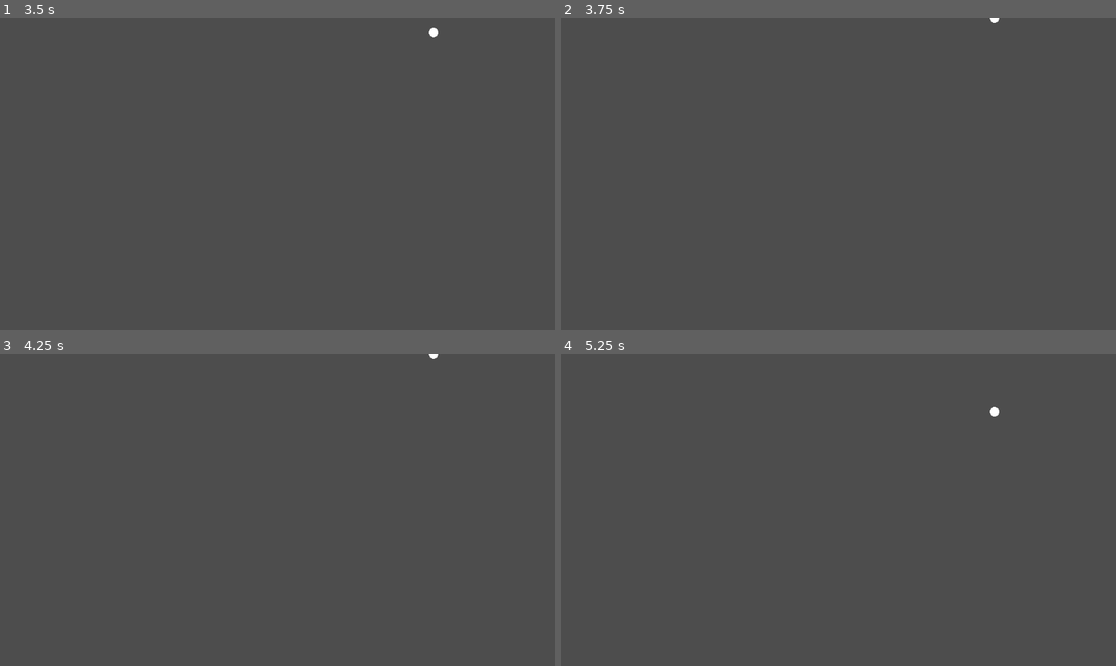
Above: before the commit, frames 1-4 (two rows, left to right).
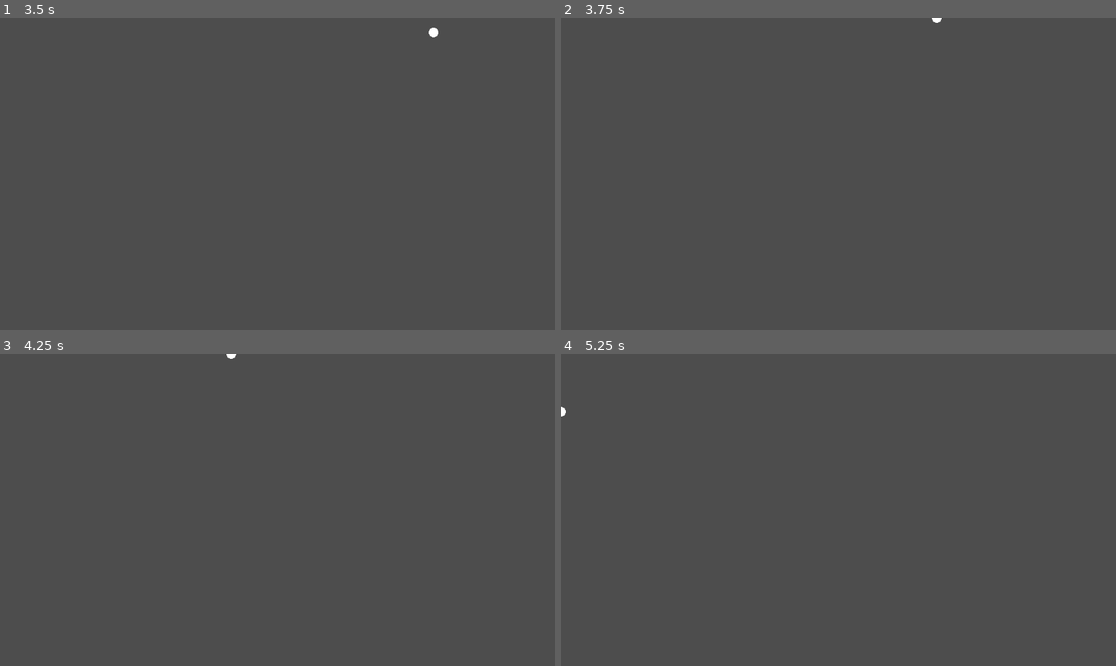
Above: after the commit, the same moments.

Repository: zalt00/sslip2
Game: Godot game, scene res://player.tscn
Two runs of this game, one before a commit and one after it. Both use one fixed random seed, a clock stepped at 60 frames per second and the inputs below.
Inputs (mouse positions are in pixels of both pictures, inside the frame that each line leads up to):
- Up to frame 1 (3.5 s): tap Enter at 0.5 s; move the mouse to (399, 158) at 0.52 s; hold D (move_right) 0.53-1.28 s; tap Space at 1.25 s; move the mouse to (166, 189) at 1.27 s; hold S (move_down) 1.28-2.03 s; move the mouse to (333, 105) at 2.02 s; hold D (move_right) 2.03-2.78 s; move the mouse to (249, 236) at 2.77 s; hold W (move_up) from 2.78 s (still down)
- Up to frame 2 (3.75 s): move the mouse to (1005, 220) at 3.52 s; release W (move_up) at 3.53 s; hold A (move_left, bound only after the commit) from 3.53 s (still down)
- Up to frame 3 (4.25 s): keep holding A (move_left, bound only after the commit)
- Up to frame 4 (5.25 s): tap Enter at 4.25 s; move the mouse to (672, 463) at 4.27 s; tap Space at 5 s; move the mouse to (866, 510) at 5.02 s; release A (move_left, bound only after the commit) at 5.03 s; hold S (move_down) from 5.03 s (still down)

Frame 1 is identical in both runs. In frame 2, less than 0.1% of the frame differs, in the area x 66-79%, y 0-2%; in frame 3, less than 0.1%; in frame 4, less than 0.1%, in the area x 0-79%, y 16-21%.

Commit message:
test_amedee

Diff:
--- /dev/null
+++ b/amed/body.gd
@@ -0,0 +1,14 @@
+extends RigidBody2D
+
+var max_speed = 200.0
+
+# Called when the node enters the scene tree for the first time.
+func _ready() -> void:
+	pass # Replace with function body.
+
+func _integrate_forces(state):
+	if linear_velocity.length()>max_speed:
+		linear_velocity=linear_velocity.normalized()*max_speed
+# Called every frame. 'delta' is the elapsed time since the previous frame.
+func _process(delta: float) -> void:
+	pass
--- a/chain_amedee_2.gd
+++ b/amed/chain_amedee_2.gd
@@ -1,15 +1,24 @@
 extends Node2D
 
-@onready var maillon_scene = preload("res://maillon_amed.tscn")
+@onready var maillon_scene = preload("res://amed/maillon_amed.tscn")
 @export var nombre_de_maillons = 20
+@export var physics_material: PhysicsMaterial
+@export var gravity_maillon: float = 1.0
+@export var mass_maillon: float = 0.05
+@export var joint_softness: float = 0.0
+var maillons = []
+var joints = []
 func _ready() -> void:
-	var maillons = []
-	var joints = []
+
 
 	var dx = 30
 	for i in range(0, nombre_de_maillons):
-		var maillon = maillon_scene.instantiate()
+		var maillon: MaillonAmed = maillon_scene.instantiate()
 		maillon.position.x += i * dx
+		maillon.physics_material_override = physics_material.duplicate()
+		maillon.gravity_scale = gravity_maillon
+		maillon.mass = mass_maillon
+		maillon.linear_damp = 1.0
 		maillons.append(maillon)
 	for maillon in maillons:
 		add_child(maillon)
@@ -21,6 +30,7 @@
 		joint.position.x += i * dx - dx/2
 		joint.node_a = m1.get_path()
 		joint.node_b = m2.get_path()
+		joint.softness = joint_softness
 		joints.append(joint)
 
 	for joint in joints:
--- a/chain_amedee_2.tscn
+++ b/amed/chain_amedee_2.tscn
@@ -1,6 +1,6 @@
 [gd_scene load_steps=2 format=3 uid="uid://fge752nf4073"]
 
-[ext_resource type="Script" uid="uid://cgpi5of5kxvt0" path="res://chain_amedee_2.gd" id="1_xl5dd"]
+[ext_resource type="Script" uid="uid://cgpi5of5kxvt0" path="res://amed/chain_amedee_2.gd" id="1_xl5dd"]
 
 [node name="Node2D" type="Node2D"]
 script = ExtResource("1_xl5dd")
--- a/maillon_amed.tscn
+++ b/amed/maillon_amed.tscn
@@ -1,6 +1,6 @@
 [gd_scene load_steps=4 format=3 uid="uid://ch235ymc1e12c"]
 
-[ext_resource type="Script" uid="uid://dm4qbkrlyaqhy" path="res://maillon_amed.gd" id="1_npw77"]
+[ext_resource type="Script" uid="uid://dm4qbkrlyaqhy" path="res://amed/maillon_amed.gd" id="1_jsni8"]
 
 [sub_resource type="PhysicsMaterial" id="PhysicsMaterial_npw77"]
 friction = 0.3
@@ -9,8 +9,10 @@
 radius = 2.0
 
 [node name="maillon_amed" type="RigidBody2D"]
+collision_layer = 2
+collision_mask = 4
 physics_material_override = SubResource("PhysicsMaterial_npw77")
-script = ExtResource("1_npw77")
+script = ExtResource("1_jsni8")
 
 [node name="CollisionShape2D" type="CollisionShape2D" parent="."]
 rotation = -1.5708
--- /dev/null
+++ b/amed/player_2.gd
@@ -0,0 +1,20 @@
+extends RigidBody2D
+
+
+# Called when the node enters the scene tree for the first time.
+func _ready() -> void:
+	pass # Replace with function body.
+
+const SPEED = 300.0
+func _physics_process(delta: float) -> void:
+	var direction_x := Input.get_axis("move_left", "move_right")
+	var direction_y := Input.get_axis("move_up", "move_down")
+
+	var direction = Vector2(direction_x, direction_y).normalized()
+
+	move_and_collide( direction * SPEED * delta)
+
+
+# Called every frame. 'delta' is the elapsed time since the previous frame.
+func _process(delta: float) -> void:
+	pass
--- /dev/null
+++ b/amed/player_2.tscn
@@ -0,0 +1,15 @@
+[gd_scene load_steps=4 format=3 uid="uid://d320plmmuw4bg"]
+
+[ext_resource type="Script" uid="uid://chi4tmm8sc8hv" path="res://amed/player_2.gd" id="1_5oc80"]
+
+[sub_resource type="PhysicsMaterial" id="PhysicsMaterial_5oc80"]
+
+[sub_resource type="CircleShape2D" id="CircleShape2D_lfe3p"]
+
+[node name="body" type="RigidBody2D"]
+physics_material_override = SubResource("PhysicsMaterial_5oc80")
+gravity_scale = 0.0
+script = ExtResource("1_5oc80")
+
+[node name="CollisionShape2D" type="CollisionShape2D" parent="."]
+shape = SubResource("CircleShape2D_lfe3p")
--- /dev/null
+++ b/amed/player_amed.gd
@@ -0,0 +1,25 @@
+extends CharacterBody2D
+
+
+const SPEED = 400.0
+const JUMP_VELOCITY = -400.0
+@export var pushForce = 5
+
+func _physics_process(delta: float) -> void:
+
+	# Get the input direction and handle the movement/deceleration.
+	# As good practice, you should replace UI actions with custom gameplay actions.
+
+
+	look_at(get_global_mouse_position())
+	var move_input = Input.get_axis("move_down", "move_up")
+
+	var gpos = global_position
+	var dist = (get_global_mouse_position() - gpos).length()
+	velocity = transform.x * move_input * SPEED * lerp(0.0, 1.0, clamp(dist / 10.0, 0.0, 1.0))
+
+	if move_and_slide(): # true if collided
+		for i in get_slide_collision_count():
+			var col = get_slide_collision(i)
+			if col.get_collider() is RigidBody2D:
+				col.get_collider().apply_force(col.get_normal() * -pushForce)
--- /dev/null
+++ b/amed/player_amed.tscn
@@ -0,0 +1,13 @@
+[gd_scene load_steps=3 format=3 uid="uid://b23uai0fvggth"]
+
+[ext_resource type="Script" uid="uid://byclmtarij6ks" path="res://amed/player_amed.gd" id="1_cp7iy"]
+
+[sub_resource type="CircleShape2D" id="CircleShape2D_jd1yf"]
+
+[node name="body" type="CharacterBody2D"]
+motion_mode = 1
+floor_stop_on_slope = false
+script = ExtResource("1_cp7iy")
+
+[node name="shape" type="CollisionShape2D" parent="."]
+shape = SubResource("CircleShape2D_jd1yf")
--- /dev/null
+++ b/amed/player_amed_3.gd
@@ -0,0 +1,26 @@
+extends Node2D
+@export var max_speed = 200.0
+
+@onready var body: RigidBody2D = $body
+# Called when the node enters the scene tree for the first time.
+func _ready() -> void:
+	$body.max_speed = max_speed
+
+const SPEED = 1000.0
+
+
+# Called every frame. 'delta' is the elapsed time since the previous frame.
+func _process(delta: float) -> void:
+
+	var move_input = Input.get_axis("move_down", "move_up")
+
+	var gpos = body.global_position
+	var dpos = (get_global_mouse_position() - gpos).normalized()
+
+	var fp = clamp((get_global_mouse_position() - gpos).length()/40.0, 0.0, 1.0)
+
+	var velo = dpos * delta * SPEED * move_input * fp
+
+	body.apply_central_force(velo)
+	body.linear_damp = 5.0 + (20 * (1.0-fp))
+	print(body.linear_velocity.length())
--- /dev/null
+++ b/amed/player_amed_3.tscn
@@ -0,0 +1,17 @@
+[gd_scene load_steps=4 format=3 uid="uid://dekvja8ol08bk"]
+
+[ext_resource type="Script" uid="uid://cfirypnrt5i21" path="res://amed/player_amed_3.gd" id="1_pvltv"]
+[ext_resource type="Script" uid="uid://bfoqd75y5hi6r" path="res://amed/body.gd" id="2_reamm"]
+
+[sub_resource type="CircleShape2D" id="CircleShape2D_4h7ci"]
+
+[node name="Node2D" type="Node2D"]
+script = ExtResource("1_pvltv")
+
+[node name="body" type="RigidBody2D" parent="."]
+mass = 0.001
+gravity_scale = 0.0
+script = ExtResource("2_reamm")
+
+[node name="CollisionShape2D" type="CollisionShape2D" parent="body"]
+shape = SubResource("CircleShape2D_4h7ci")
--- a/test_amedee.tscn
+++ b/amed/test_amedee.tscn
@@ -1,14 +1,17 @@
-[gd_scene load_steps=4 format=3 uid="uid://dfsj0p3brbhkh"]
+[gd_scene load_steps=5 format=3 uid="uid://dfsj0p3brbhkh"]
 
-[ext_resource type="Script" uid="uid://vrci12508l74" path="res://test_amedee.gd" id="1_55owg"]
-[ext_resource type="PackedScene" uid="uid://fge752nf4073" path="res://chain_amedee_2.tscn" id="2_55owg"]
+[ext_resource type="Script" uid="uid://vrci12508l74" path="res://amed/test_amedee.gd" id="1_yiv1c"]
+[ext_resource type="PackedScene" uid="uid://fge752nf4073" path="res://amed/chain_amedee_2.tscn" id="2_gkcsj"]
 
 [sub_resource type="CapsuleShape2D" id="CapsuleShape2D_w6ecs"]
 radius = 16.0
 height = 144.0
 
+[sub_resource type="PhysicsMaterial" id="PhysicsMaterial_yiv1c"]
+friction = 0.0
+
 [node name="Node2D" type="Node2D"]
-script = ExtResource("1_55owg")
+script = ExtResource("1_yiv1c")
 
 [node name="StaticBody2D5" type="StaticBody2D" parent="."]
 position = Vector2(80, 200)
@@ -97,5 +100,7 @@
 shape = SubResource("CapsuleShape2D_w6ecs")
 debug_color = Color(3.56168e-06, 0.579683, 0.676581, 0.42)
 
-[node name="chain" parent="." instance=ExtResource("2_55owg")]
-nombre_de_maillons = 30
+[node name="chain" parent="." instance=ExtResource("2_gkcsj")]
+nombre_de_maillons = 40
+physics_material = SubResource("PhysicsMaterial_yiv1c")
+gravity_maillon = 0.1
--- /dev/null
+++ b/amed/test_amedee_2.gd
@@ -0,0 +1,17 @@
+extends Node2D
+
+
+# Called when the node enters the scene tree for the first time.
+func _ready() -> void:
+	$PinJoint2D.node_a = $player.body.get_path()
+	$PinJoint2D.node_b = $chaine.maillons[0].get_path()
+	$chaine.maillons[-1].global_position = $pillar.global_position
+
+	$joint2.node_a = $chaine.maillons[-1].get_path()
+	$joint2.node_b = $pillar.get_path()
+
+	#$pillar.position = $chaine.maillons[-1].position
+	#$joint2.position = $chaine.maillons[-1].position
+# Called every frame. 'delta' is the elapsed time since the previous frame.
+func _process(delta: float) -> void:
+	pass
--- /dev/null
+++ b/amed/test_amedee_2.tscn
@@ -0,0 +1,83 @@
+[gd_scene load_steps=6 format=3 uid="uid://d10mi0jvbygy3"]
+
+[ext_resource type="PackedScene" uid="uid://fge752nf4073" path="res://amed/chain_amedee_2.tscn" id="1_em3f1"]
+[ext_resource type="Script" uid="uid://bveiaod0nnbj5" path="res://amed/test_amedee_2.gd" id="1_hq848"]
+[ext_resource type="PackedScene" uid="uid://dekvja8ol08bk" path="res://amed/player_amed_3.tscn" id="3_hq848"]
+
+[sub_resource type="PhysicsMaterial" id="PhysicsMaterial_0egbd"]
+
+[sub_resource type="CapsuleShape2D" id="CapsuleShape2D_hq848"]
+
+[node name="Node2D" type="Node2D"]
+script = ExtResource("1_hq848")
+
+[node name="chaine" parent="." instance=ExtResource("1_em3f1")]
+position = Vector2(116, 105)
+nombre_de_maillons = 40
+physics_material = SubResource("PhysicsMaterial_0egbd")
+gravity_maillon = 0.0
+mass_maillon = 0.001
+
+[node name="PinJoint2D" type="PinJoint2D" parent="."]
+position = Vector2(90, 106)
+
+[node name="RigidBody2D" type="RigidBody2D" parent="."]
+collision_layer = 7
+collision_mask = 7
+mass = 0.022
+gravity_scale = 0.0
+angular_damp = 7.622
+
+[node name="CollisionShape2D" type="CollisionShape2D" parent="RigidBody2D"]
+position = Vector2(368, 206)
+shape = SubResource("CapsuleShape2D_hq848")
+
+[node name="RigidBody2D2" type="RigidBody2D" parent="."]
+collision_layer = 7
+collision_mask = 7
+mass = 0.022
+gravity_scale = 0.0
+angular_damp = 7.622
+
+[node name="CollisionShape2D" type="CollisionShape2D" parent="RigidBody2D2"]
+position = Vector2(452, 275)
+shape = SubResource("CapsuleShape2D_hq848")
+
+[node name="RigidBody2D3" type="RigidBody2D" parent="."]
+collision_layer = 7
+collision_mask = 7
+mass = 0.022
+gravity_scale = 0.0
+angular_damp = 7.622
+
+[node name="CollisionShape2D" type="CollisionShape2D" parent="RigidBody2D3"]
+position = Vector2(182, 336)
+shape = SubResource("CapsuleShape2D_hq848")
+
+[node name="RigidBody2D4" type="RigidBody2D" parent="."]
+collision_layer = 7
+collision_mask = 7
+mass = 1.139
+gravity_scale = 0.0
+angular_damp = 7.622
+
+[node name="CollisionShape2D" type="CollisionShape2D" parent="RigidBody2D4"]
+position = Vector2(397, 387)
+shape = SubResource("CapsuleShape2D_hq848")
+
+[node name="pillar" type="RigidBody2D" parent="."]
+collision_layer = 7
+collision_mask = 7
+mass = 100.0
+gravity_scale = 0.0
+linear_damp = 1.906
+angular_damp = 7.622
+
+[node name="CollisionShape2D" type="CollisionShape2D" parent="pillar"]
+shape = SubResource("CapsuleShape2D_hq848")
+
+[node name="player" parent="." instance=ExtResource("3_hq848")]
+position = Vector2(90, 106)
+max_speed = 400.0
+
+[node name="joint2" type="PinJoint2D" parent="."]
--- a/chain_amedee.gd
+++ /dev/null
@@ -1,11 +0,0 @@
-class_name AmedChain extends Node2D
-@export var amount: int
-@onready var node_a = $RigidBody2D
-
-func init_joint():
-	if amount > 0:
-		var instance = AmedChain.new()
-		instance.amount = amount - 1
-		$child.add_child(instance)
-		$PinJoint2D.node_b = instance.node_a
-		instance.init_joint()
--- a/chain_amedee.tscn
+++ /dev/null
@@ -1,35 +0,0 @@
-[gd_scene load_steps=4 format=3 uid="uid://o2ngii2reh0a"]
-
-[ext_resource type="Script" uid="uid://b5oph60li4yan" path="res://chain_amedee.gd" id="1_8nfhx"]
-
-[sub_resource type="CapsuleShape2D" id="CapsuleShape2D_dvjhm"]
-radius = 1.0
-height = 6.0
-
-[sub_resource type="CapsuleShape2D" id="CapsuleShape2D_8nfhx"]
-radius = 0.5
-height = 4.0
-
-[node name="Node2D" type="Node2D"]
-script = ExtResource("1_8nfhx")
-
-[node name="RigidBody2D" type="RigidBody2D" parent="."]
-
-[node name="CollisionShape2D" type="CollisionShape2D" parent="RigidBody2D"]
-rotation = -1.5708
-shape = SubResource("CapsuleShape2D_dvjhm")
-
-[node name="RigidBody2D2" type="RigidBody2D" parent="."]
-position = Vector2(8, 0)
-
-[node name="CollisionShape2D" type="CollisionShape2D" parent="RigidBody2D2"]
-rotation = -1.5708
-shape = SubResource("CapsuleShape2D_8nfhx")
-
-[node name="PinJoint2D" type="PinJoint2D" parent="."]
-position = Vector2(4, 0)
-node_a = NodePath("../RigidBody2D")
-node_b = NodePath("../RigidBody2D2")
-
-[node name="child" type="Node2D" parent="."]
-position = Vector2(8, 0)
--- a/project.godot
+++ b/project.godot
@@ -19,7 +19,7 @@
 
 move_left={
 "deadzone": 0.2,
-"events": [Object(InputEventKey,"resource_local_to_scene":false,"resource_name":"","device":0,"window_id":0,"alt_pressed":false,"shift_pressed":false,"ctrl_pressed":false,"meta_pressed":false,"pressed":false,"keycode":0,"physical_keycode":81,"key_label":0,"unicode":0,"location":0,"echo":false,"script":null)
+"events": [Object(InputEventKey,"resource_local_to_scene":false,"resource_name":"","device":-1,"window_id":0,"alt_pressed":false,"shift_pressed":false,"ctrl_pressed":false,"meta_pressed":false,"pressed":false,"keycode":0,"physical_keycode":65,"key_label":0,"unicode":113,"location":0,"echo":false,"script":null)
 , Object(InputEventJoypadMotion,"resource_local_to_scene":false,"resource_name":"","device":-1,"axis":0,"axis_value":-1.0,"script":null)
 ]
 }
Not shown, added: amed/body.gd.uid
Renamed: chain_amedee_2.gd.uid -> amed/chain_amedee_2.gd.uid
Renamed: maillon_amed.gd -> amed/maillon_amed.gd
Renamed: maillon_amed.gd.uid -> amed/maillon_amed.gd.uid
Not shown, added: amed/player_2.gd.uid
Not shown, added: amed/player_amed.gd.uid
Not shown, added: amed/player_amed_3.gd.uid
Renamed: test_amedee.gd -> amed/test_amedee.gd
Renamed: test_amedee.gd.uid -> amed/test_amedee.gd.uid
Not shown, added: amed/test_amedee_2.gd.uid
Not shown, removed: chain_amedee.gd.uid
Not shown, added: amed/test_amedee_2.tscn1123880808.tmp
